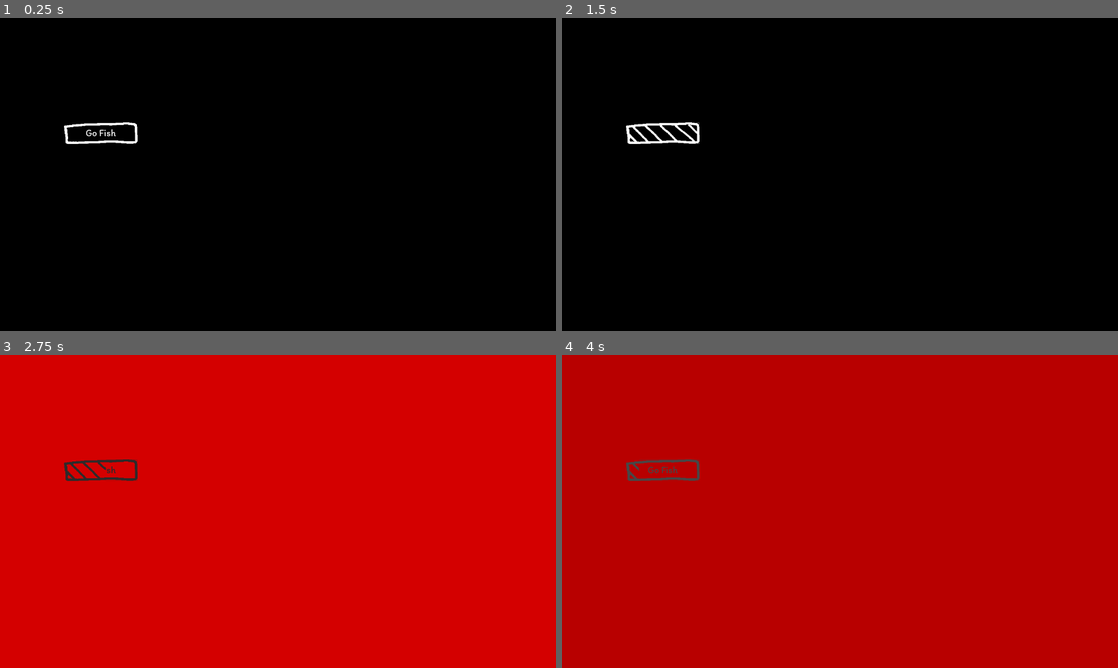
Above: before the commit, frames 1-4 (two rows, left to right).
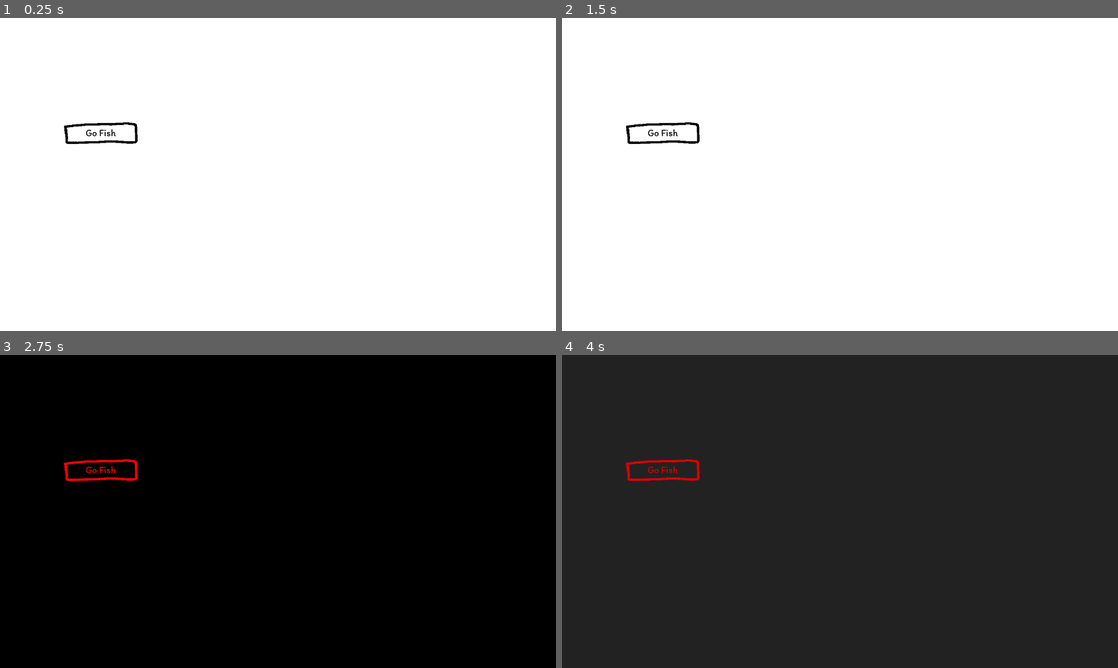
Above: after the commit, the same moments.

Repository: rilifon/A-Fera-Que-Habita-Em-Mim
Game: Godot game, scene res://MainScene.tscn
The game is run twice, just before and just after one commit, with the same random seed, the same clock (stepped at 60 frames per second) and the same inputs.
Inputs (mouse positions are in pixels of both pictures, inside the frame that each line leads up to):
- Up to frame 1 (0.25 s): no input
- Up to frame 2 (1.5 s): click "Go Fish" at 0.5 s; click (662, 133) at 1.25 s, where only the run after the commit has a clickable "Go Fish"
- Up to frame 3 (2.75 s): tap Enter at 2 s; move the mouse to (400, 495) at 2.02 s; hold Right (ui_right) from 2.03 s (still down)
- Up to frame 4 (4 s): move the mouse to (728, 527) at 2.77 s; release Right (ui_right) at 2.78 s; hold Left (ui_left) 2.78-3.53 s; move the mouse to (895, 442) at 3.52 s; hold Right (ui_right) from 3.53 s (still down)

The runs differ from the first frame. In frame 1, 100% of the frame differs, in the area x 0-100%, y 0-100%; in frame 2, 100%; in frame 3, 100%; in frame 4, 100%.

Commit message:
Separate palette layer

Diff:
--- a/project/MainScene.gd
+++ b/project/MainScene.gd
@@ -1,34 +1,6 @@
 extends Node2D
 
-const PALETTES = [
-	[Color.white, Color.black],
-	[Color.black, Color.white],
-	[Color.red, Color.black],
-	[Color("#b8c2b9"), Color("#382b26")], #Paperback2 - lospec
-	[Color("#3e232c"), Color("#edf6d6")], #Pixel ink - lospec
-	[Color("#222323"), Color("#f0f6f0")], #1bit monitor - lospec
-	[Color("#0020a5"), Color("#ff89ff")], #Gender Binary - lospec
-	[Color("#2e3037"), Color("#ebe5ce")], #Obra Dinn IBM 8503 - lospec
-	[Color("#222a3d"), Color("#edf2e2")], #note-2C - lospec
-	[Color("#002f40"), Color("#ffd500")], #Gato Roboto Urine - lospec
-	[Color("#280e0b"), Color("#ffecc9")], #Gato Roboto Coffee Stain - lospec
-	[Color("#10368f"), Color("#ff8e42")], #Gato Roboto Port - lospec
-	[Color("#413652"), Color("#6493ff")], #The Night - lospec
-]
-
-const EPS = .02
-const COLOR_SPEED = 2.5
-
 var player_data
-var cur_palette = 1
-
-
-func _input(event):
-	if event.is_action_pressed("ui_right"):
-		cur_palette = (cur_palette + 1)%PALETTES.size()
-	elif event.is_action_pressed("ui_left"):
-		cur_palette = (cur_palette - 1)%PALETTES.size()
-
 
 func _ready():
 	player_data = load("res://player_data.gd").new()
@@ -39,23 +11,5 @@
 		button.connect("acted", self, "_on_button_pressed")
 
 
-func _process(dt):
-	var bg_color = $ColorShader.material.get_shader_param("bg_color")
-	var fg_color = $ColorShader.material.get_shader_param("fg_color")
-	var cur_bg = PALETTES[cur_palette][0]
-	var cur_fg = PALETTES[cur_palette][1]
-	for i in 4:
-		if abs(bg_color[i] - cur_bg[i]) > EPS:
-			bg_color[i] += (cur_bg[i] - bg_color[i])*COLOR_SPEED*dt
-		else:
-			bg_color[i] = cur_bg[i]
-
-		if abs(fg_color[i] - cur_fg[i]) > EPS:
-			fg_color[i] += (cur_fg[i] - fg_color[i])*COLOR_SPEED*dt
-		else:
-			fg_color[i] = cur_fg[i]
-		$ColorShader.material.set_shader_param("bg_color", bg_color)
-		$ColorShader.material.set_shader_param("fg_color", fg_color)
-
 func _on_button_pressed(button):
 	pass
--- /dev/null
+++ b/project/PaletteLayer.gd
@@ -0,0 +1,63 @@
+extends CanvasLayer
+
+onready var shader_rect = $ShaderRect
+
+const BG = 0
+const FG = 1
+
+export(Array, Array, Color) var palettes = [
+	[Color.white, Color.black],
+	[Color.black, Color.white],
+	[Color.red, Color.black],
+	[Color("#b8c2b9"), Color("#382b26")], #Paperback2 - lospec
+	[Color("#3e232c"), Color("#edf6d6")], #Pixel ink - lospec
+	[Color("#222323"), Color("#f0f6f0")], #1bit monitor - lospec
+	[Color("#0020a5"), Color("#ff89ff")], #Gender Binary - lospec
+	[Color("#2e3037"), Color("#ebe5ce")], #Obra Dinn IBM 8503 - lospec
+	[Color("#222a3d"), Color("#edf2e2")], #note-2C - lospec
+	[Color("#002f40"), Color("#ffd500")], #Gato Roboto Urine - lospec
+	[Color("#280e0b"), Color("#ffecc9")], #Gato Roboto Coffee Stain - lospec
+	[Color("#10368f"), Color("#ff8e42")], #Gato Roboto Port - lospec
+	[Color("#413652"), Color("#6493ff")], #The Night - lospec
+]
+export var transition_duration := .5
+
+var curr_palette := 1
+var curr_bg := Color.black
+var curr_fg := Color.white
+var transition_timer : float
+
+
+func _ready():
+	set_process(false)
+
+
+func _input(event):
+	if event.is_action_pressed("ui_right"):
+		change_to((curr_palette + 1) % palettes.size())
+	elif event.is_action_pressed("ui_left"):
+		change_to((curr_palette - 1) % palettes.size())
+
+
+func _process(delta):
+	var bg_color = palettes[curr_palette][BG]
+	var fg_color = palettes[curr_palette][FG]
+
+	if transition_timer < transition_duration:
+		var weight = transition_timer / transition_duration
+		bg_color = lerp(curr_bg, bg_color, weight)
+		fg_color = lerp(curr_fg, fg_color, weight)
+		transition_timer += delta
+	else:
+		set_process(false)
+
+	shader_rect.material.set_shader_param("bg_color", bg_color)
+	shader_rect.material.set_shader_param("fg_color", fg_color)
+
+
+func change_to(palette: int):
+	curr_bg = shader_rect.material.get_shader_param("bg_color")
+	curr_fg = shader_rect.material.get_shader_param("fg_color")
+	curr_palette = palette
+	transition_timer = 0
+	set_process(true)
--- /dev/null
+++ b/project/PaletteLayer.tscn
@@ -0,0 +1,31 @@
+[gd_scene load_steps=4 format=2]
+
+[ext_resource path="res://PaletteLayer.gd" type="Script" id=1]
+
+[sub_resource type="Shader" id=1]
+code = "shader_type canvas_item;
+
+uniform vec4 bg_color : hint_color = vec4(0.0, 0.0, 0.0, 1.0);
+uniform vec4 fg_color : hint_color = vec4(1.0, 1.0, 1.0, 1.0);
+
+void fragment(){
+	vec4 tex_color = texture(SCREEN_TEXTURE, SCREEN_UV);
+	COLOR.rgb = mix(fg_color.rgb, bg_color.rgb, tex_color.r);
+}"
+
+[sub_resource type="ShaderMaterial" id=2]
+shader = SubResource( 1 )
+shader_param/bg_color = Color( 0, 0, 0, 1 )
+shader_param/fg_color = Color( 1, 1, 1, 1 )
+
+[node name="PaletteLayer" type="CanvasLayer"]
+layer = 2
+script = ExtResource( 1 )
+
+[node name="ShaderRect" type="ColorRect" parent="."]
+material = SubResource( 2 )
+anchor_right = 1.0
+anchor_bottom = 1.0
+__meta__ = {
+"_edit_use_anchors_": false
+}
--- a/project/project.godot
+++ b/project/project.godot
@@ -24,6 +24,7 @@
 BaitManager="*res://baits/BaitManager.gd"
 LootManager="*res://loot/LootManager.gd"
 AudioManager="*res://audio/AudioManager.tscn"
+PaletteLayer="*res://PaletteLayer.tscn"
 
 [display]
 
Not shown: 1 places in project/MainMenu.tscn that only renumber resources
Binary file changed: project/assets/images/intro/waterfall_1.png
